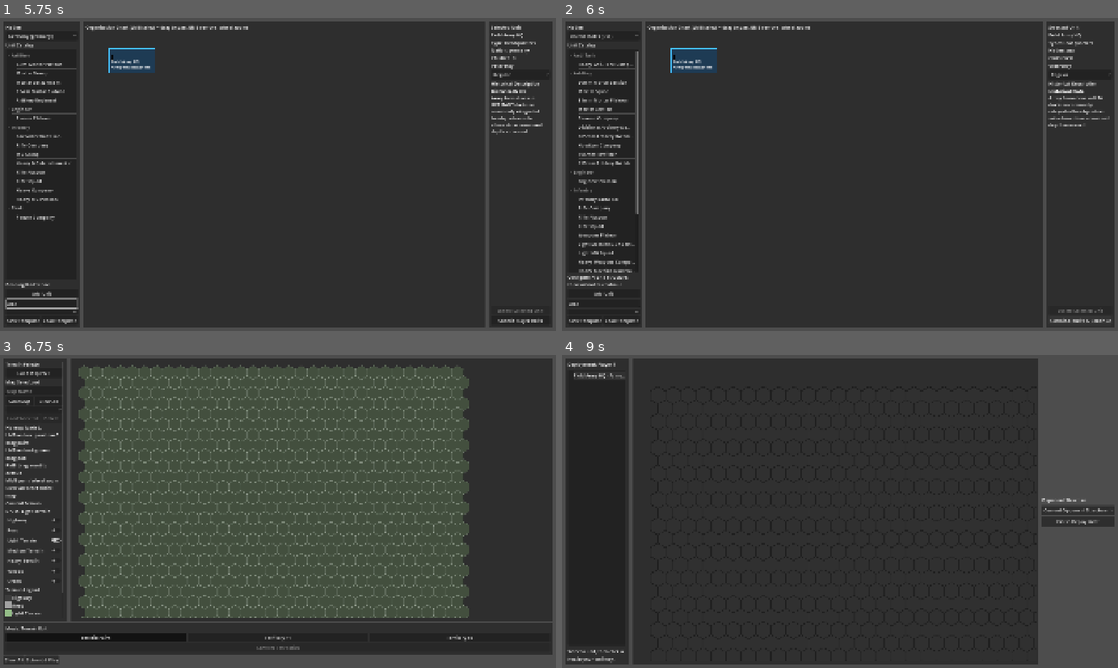
Above: before the commit, frames 1-4 (two rows, left to right).
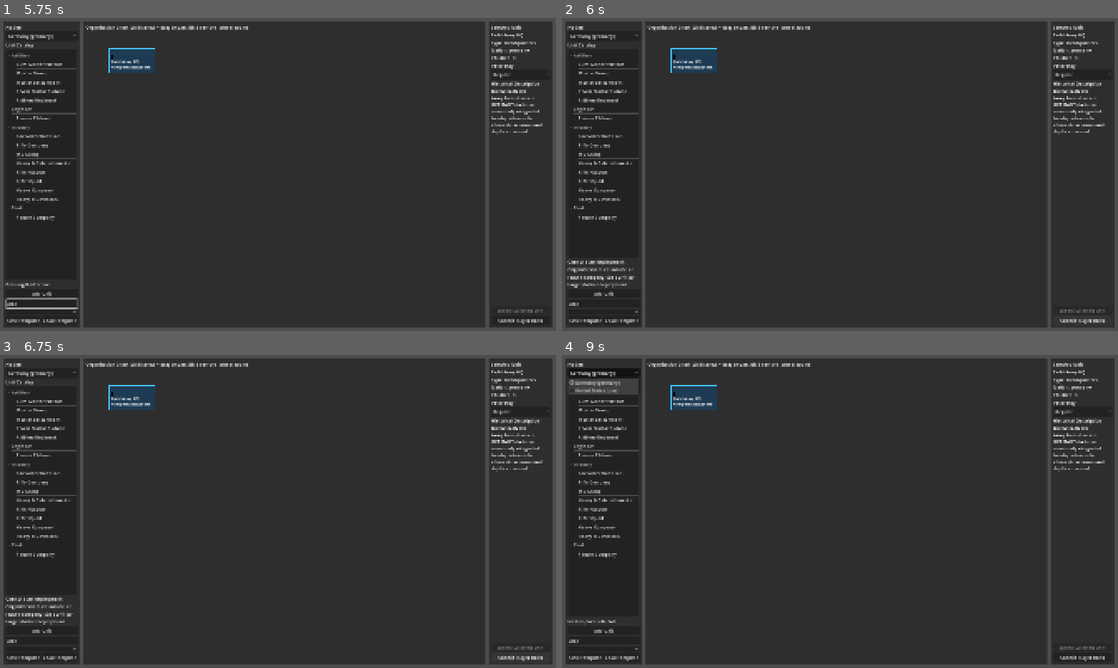
Above: after the commit, the same moments.

Repository: cpt-miche/Combat-Mission-Companion
Game: Godot game, scene res://scenes/Main.tscn
Two runs of this game, one before a commit and one after it. Both use one fixed random seed, a clock stepped at 60 frames per second and the inputs below.
Inputs (mouse positions are in pixels of both pictures, inside the frame that each line leads up to):
- Up to frame 1 (5.75 s): click "Play" at 0.5 s; click "Play" at 1.25 s; click "Play as Germans" at 2 s; click "New Map" at 2.75 s; click "New Map" at 3.5 s; click "Continue" at 4.25 s; click (44, 302) at 5.02 s; type "Alex" at 5.1 s
- Up to frame 2 (6 s): click "Submit Player Units" at 5.75 s
- Up to frame 3 (6.75 s): click "Submit AI Units & Continue" (after the commit: "Submit Player Units") at 6.5 s
- Up to frame 4 (9 s): click (606, 658) at 7.25 s, where only the run before the commit has a clickable "Submit & Play"; click (1079, 511) at 8 s, where only the run before the commit has a clickable "Current Opponent Structure"; click (606, 373) at 8.75 s, where only the run after the commit has a clickable "Germany (germany)"

Frame 1 is identical in both runs. In frame 2, 4.1% of the frame differs, in the area x 0-99%, y 1-99%; in frame 3, 64%, in the area x 0-100%, y 1-99%; in frame 4, 16%.

Commit message:
Remove minimum force-mix requirements from organization validation

Diff:
--- a/scripts/domain/units/OrganizationValidator.gd
+++ b/scripts/domain/units/OrganizationValidator.gd
@@ -3,40 +3,6 @@
 
 const MAX_CHILDREN := 6
 const MAX_SAME_TYPE_CHILDREN := 4
-const _ANY_TYPE_KEY := -1
-const _DESCENDANT_FALLBACK_TYPES := {
-	UnitType.Value.ENGINEER: true,
-}
-const REQUIRED_CHILD_MIX_BY_ECHELON_AND_TYPE := {
-	UnitSize.Value.DIVISION: {
-		_ANY_TYPE_KEY: {
-			UnitType.Value.INFANTRY: 2,
-			UnitType.Value.ARTILLERY: 1,
-			UnitType.Value.ENGINEER: 1,
-		}
-	},
-	UnitSize.Value.REGIMENT: {
-		UnitType.Value.INFANTRY: {
-			UnitType.Value.INFANTRY: 2,
-			UnitType.Value.ARTILLERY: 1,
-		}
-	},
-	UnitSize.Value.BATTALION: {
-		UnitType.Value.INFANTRY: {
-			UnitType.Value.INFANTRY: 2,
-		}
-	},
-	UnitSize.Value.COMPANY: {
-		UnitType.Value.INFANTRY: {
-			UnitType.Value.INFANTRY: 2,
-		}
-	},
-	UnitSize.Value.PLATOON: {
-		UnitType.Value.INFANTRY: {
-			UnitType.Value.INFANTRY: 1,
-		}
-	},
-}
 
 static func can_add_child(parent: UnitModel, candidate: UnitModel) -> bool:
 	return bool(can_add_child_detailed(parent, candidate).get("ok", false))
@@ -93,7 +59,19 @@
 			"error": "Organization root is missing."
 		}
 
-	return _validate_subtree_recursive(root)
+	var structure_result := _validate_subtree_recursive(root)
+	if not bool(structure_result.get("ok", false)):
+		return structure_result
+
+	if not _has_deployable_company_or_larger(root):
+		return {
+			"ok": false,
+			"error": "Organization must include at least 1 company-sized unit (or larger) before deployment."
+		}
+
+	return {
+		"ok": true
+	}
 
 static func _validate_subtree_recursive(node: UnitModel) -> Dictionary:
 	if node == null:
@@ -101,10 +79,6 @@
 			"ok": false,
 			"error": "Organization contains an invalid unit."
 		}
-
-	var mix_result := _validate_required_child_mix(node, node.children)
-	if not bool(mix_result.get("ok", false)):
-		return mix_result
 
 	for child in node.children:
 		if child == null:
@@ -125,71 +99,27 @@
 		"ok": true
 	}
 
-static func _validate_required_child_mix(parent: UnitModel, children: Array[UnitModel]) -> Dictionary:
-	var mix := _required_mix_for_parent(parent)
-	if mix.is_empty():
-		return {
-			"ok": true
-		}
-
-	# Allow placeholder/leaf organizations to be submitted without forcing
-	# synthetic child units. Composition checks are enforced once a parent
-	# actually has subordinate formations.
-	if children.is_empty():
-		return {
-			"ok": true
-		}
-
-	var child_counts := _count_children_by_type(children)
-	var descendant_counts := _count_descendants_by_type(children)
-	var missing_parts: Array[String] = []
-	for unit_type in mix.keys():
-		var required_count := int(mix.get(unit_type, 0))
-		if required_count <= 0:
-			continue
-		var actual_count := int(child_counts.get(unit_type, 0))
-		if actual_count < required_count and _DESCENDANT_FALLBACK_TYPES.has(unit_type):
-			actual_count = int(descendant_counts.get(unit_type, 0))
-		if actual_count < required_count:
-			missing_parts.append("%d %s (has %d)" % [required_count, UnitType.display_name(unit_type), actual_count])
-
-	if missing_parts.is_empty():
-		return {
-			"ok": true
-		}
-
+static func _validate_required_child_mix(_parent: UnitModel, _children: Array[UnitModel]) -> Dictionary:
+	# Minimum composition requirements are intentionally disabled.
+	# Force structure is constrained by containment and upper limits only.
 	return {
-		"ok": false,
-		"error": "%s requires child mix: %s." % [UnitSize.display_name(parent.size), ", ".join(missing_parts)]
+		"ok": true
 	}
 
-static func _required_mix_for_parent(parent: UnitModel) -> Dictionary:
-	if parent == null:
-		return {}
-	var by_type: Dictionary = REQUIRED_CHILD_MIX_BY_ECHELON_AND_TYPE.get(parent.size, {})
-	if by_type.is_empty():
-		return {}
-	if by_type.has(parent.type):
-		return by_type[parent.type]
-	return by_type.get(_ANY_TYPE_KEY, {})
+static func _has_deployable_company_or_larger(root: UnitModel) -> bool:
+	if root == null:
+		return false
+	for child in root.children:
+		if _contains_company_or_larger(child):
+			return true
+	return false
 
-static func _count_children_by_type(children: Array[UnitModel]) -> Dictionary:
-	var counts := {}
-	for child in children:
-		if child == null:
-			continue
-		counts[child.type] = int(counts.get(child.type, 0)) + 1
-	return counts
-
-static func _count_descendants_by_type(children: Array[UnitModel]) -> Dictionary:
-	var counts := {}
-	for child in children:
-		_count_descendants_recursive(child, counts)
-	return counts
-
-static func _count_descendants_recursive(unit: UnitModel, counts: Dictionary) -> void:
+static func _contains_company_or_larger(unit: UnitModel) -> bool:
 	if unit == null:
-		return
-	counts[unit.type] = int(counts.get(unit.type, 0)) + 1
+		return false
+	if UnitSize.rank(unit.size) >= UnitSize.rank(UnitSize.Value.COMPANY):
+		return true
 	for child in unit.children:
-		_count_descendants_recursive(child, counts)
+		if _contains_company_or_larger(child):
+			return true
+	return false
